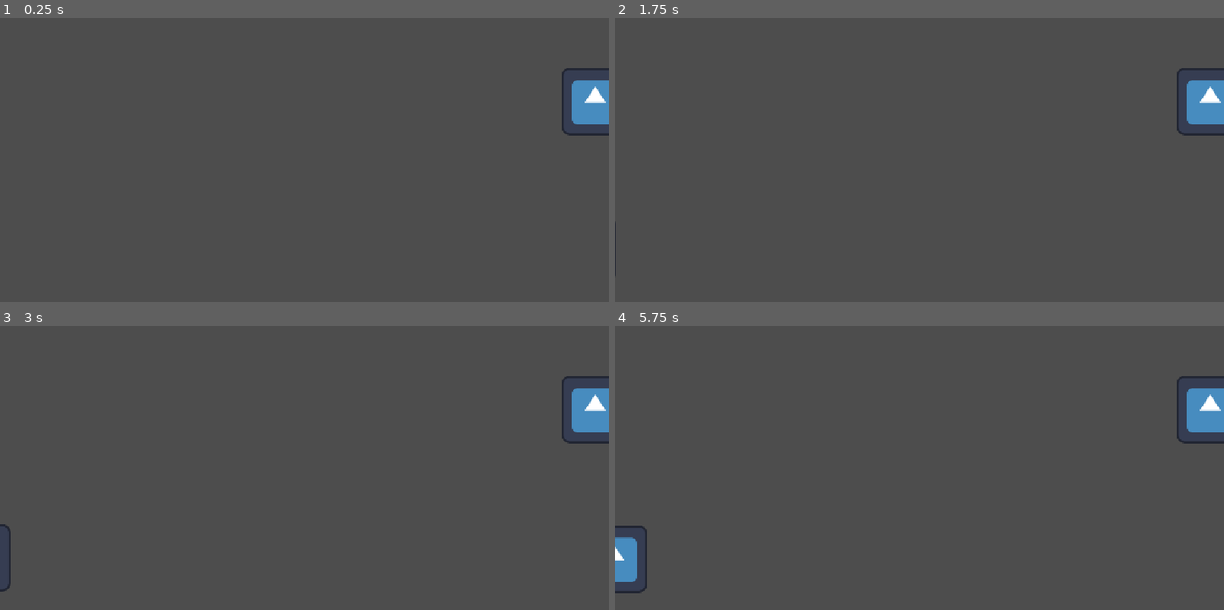
Above: before the commit, frames 1-4 (two rows, left to right).
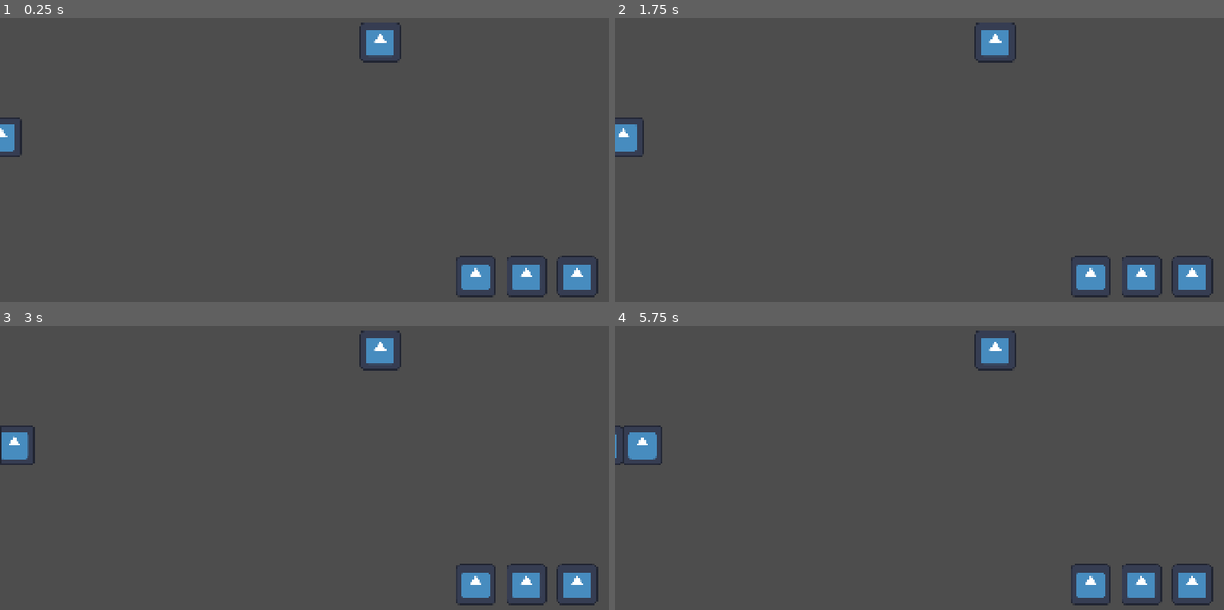
Above: after the commit, the same moments.

Repository: Plumz17/CodelampProjectKelompok1
Game: Godot game, scene res://main.tscn
Two runs of this game, one before a commit and one after it. Both use one fixed random seed, a clock stepped at 60 frames per second and the inputs below. The engine's default icon, where the game draws it, is replaced by a stand-in: a white triangle on a blue panel in a dark square.
Inputs (mouse positions are in pixels of both pictures, inside the frame that each line leads up to):
- Up to frame 1 (0.25 s): no input
- Up to frame 2 (1.75 s): tap Enter at 0.5 s; move the mouse to (1053, 120) at 0.52 s; press the mouse at (1053, 120) at 0.53 s; release the mouse at (1053, 120) at 1.25 s; drag from (797, 154) to (1211, 100) at 1.27 s
- Up to frame 3 (3 s): tap Space at 2 s; move the mouse to (365, 371) at 2.02 s; press the mouse at (365, 371) at 2.03 s; release the mouse at (365, 371) at 2.75 s; drag from (274, 513) to (121, 394) at 2.77 s
- Up to frame 4 (5.75 s): tap Enter at 3.5 s; move the mouse to (1102, 496) at 3.52 s; press the mouse at (1102, 496) at 3.53 s; release the mouse at (1102, 496) at 4.25 s; drag from (736, 394) to (1211, 408) at 4.27 s; tap Space at 5 s; move the mouse to (949, 445) at 5.02 s; press the mouse at (949, 445) at 5.03 s

The runs differ from the first frame. In frame 1, 3.6% of the frame differs, in the area x 0-100%, y 1-99%; in frame 2, 3.8%; in frame 3, 4.0%; in frame 4, 4.7%.

Commit message:
Added Ghost n stuff

Diff:
--- a/CodelampProject/enemies/enemy_base.gd
+++ b/CodelampProject/enemies/enemy_base.gd
@@ -45,6 +45,6 @@
 # Handles logic when the entity reaches the player's core
 func reach_core() -> void:
 	# Apply final velocity to ensure collision overlap with Core's Area2D
-	move_and_slide()
-	print("Core Reached!")
+	#move_and_slide()
+	#print("Core Reached!")
 	return
--- /dev/null
+++ b/CodelampProject/ghosts/ghost_base.gd
@@ -0,0 +1,73 @@
+extends Area2D
+class_name GhostBase
+
+@export var fear_damage: float #Ghost Damage
+@export var attack_rate: float #Time between attacks
+@export var cost: int
+@export var cost_upgrade: int
+@export var cost_move: int
+
+var dragging : bool = false
+var drag_offset: Vector2 = Vector2.ZERO
+var original_position: Vector2
+
+# Some booleans to check whether ghost can be placed
+var can_place: bool = false
+var in_placement_area: bool = false
+var overlapping_ghost: bool = false
+
+func _ready():
+	#Set original position
+	original_position = global_position
+
+func _process(_delta: float) -> void:
+	#Move position with mouse if dragging
+	if dragging:
+		z_index = 1
+		global_position = get_global_mouse_position() + drag_offset
+		# Change Color if can place/not
+		if can_place:
+			print("Can Place!")
+			modulate = Color.GREEN
+		else:
+			print("Can't Place!")
+			modulate = Color.RED
+	else:
+		z_index = 0
+		modulate = Color.WHITE
+
+func _input_event(viewport: Viewport, event: InputEvent, _shape_idx: int) -> void:
+	# Start Dragging
+	if not viewport.is_input_handled() and event.is_action_pressed("click"):
+		dragging = true
+		drag_offset = global_position - get_global_mouse_position()
+		print("Test")
+
+func _unhandled_input(event: InputEvent) -> void:
+	#Stop Dragging
+	if event.is_action_released("click"):
+		dragging = false
+		place_ghost()
+		print("Untest")
+
+#Tries to place ghost
+func place_ghost() -> void:
+	#If can't place return to default poisition
+	if !can_place:
+		global_position = original_position
+	else: #when placed, set default position as the current position
+		original_position = global_position
+
+func _on_area_entered(area: Area2D) -> void:
+	if area is GhostBase and area.in_placement_area:
+		overlapping_ghost = true
+	if area.is_in_group("placement_area"):
+		in_placement_area = true
+	can_place = in_placement_area and not overlapping_ghost
+
+func _on_area_exited(area: Area2D) -> void:
+	if area is GhostBase:
+		overlapping_ghost = false
+	if area.is_in_group("placement_area"):
+		in_placement_area = false
+	can_place = in_placement_area and not overlapping_ghost
--- /dev/null
+++ b/CodelampProject/ghosts/ghost_base.tscn
@@ -0,0 +1,19 @@
+[gd_scene format=3 uid="uid://ejfan6r0hrg4"]
+
+[ext_resource type="Texture2D" uid="uid://bvkab8npf4mqw" path="res://icon.svg" id="1_1nlul"]
+[ext_resource type="Script" uid="uid://ec1cs4u5nwma" path="res://ghosts/ghost_base.gd" id="1_43t2x"]
+
+[sub_resource type="RectangleShape2D" id="RectangleShape2D_1nlul"]
+size = Vector2(128, 128)
+
+[node name="GhostBase" type="Area2D" unique_id=14323756]
+script = ExtResource("1_43t2x")
+
+[node name="Sprite2D" type="Sprite2D" parent="." unique_id=1993292904]
+texture = ExtResource("1_1nlul")
+
+[node name="CollisionShape2D" type="CollisionShape2D" parent="." unique_id=980447987]
+shape = SubResource("RectangleShape2D_1nlul")
+
+[connection signal="area_entered" from="." to="." method="_on_area_entered"]
+[connection signal="area_exited" from="." to="." method="_on_area_exited"]
--- /dev/null
+++ b/CodelampProject/ghosts/kunilanak.gd
@@ -0,0 +1,8 @@
+extends GhostBase
+class_name Kuntilanak
+
+# Called when the node enters the scene tree for the first time.
+func _ready() -> void:
+	#Test the inheritence (Remove later)
+	super._ready()
+	print("%s, %s, %s, %s, %s" % [fear_damage, attack_rate, cost, cost_upgrade, cost_move])
--- /dev/null
+++ b/CodelampProject/ghosts/kunilanak.tscn
@@ -0,0 +1,12 @@
+[gd_scene format=3 uid="uid://c5g0up3st3y88"]
+
+[ext_resource type="PackedScene" uid="uid://ejfan6r0hrg4" path="res://ghosts/ghost_base.tscn" id="1_ebf0h"]
+[ext_resource type="Script" uid="uid://cksdp2ytnmlpq" path="res://ghosts/kunilanak.gd" id="2_ebf0h"]
+
+[node name="Kuntilanak" unique_id=14323756 instance=ExtResource("1_ebf0h")]
+script = ExtResource("2_ebf0h")
+fear_damage = 20.0
+attack_rate = 3.0
+cost = 60
+cost_upgrade = 70
+cost_move = 30
--- /dev/null
+++ b/CodelampProject/ghosts/pocong.gd
@@ -0,0 +1,8 @@
+extends GhostBase
+class_name Pocong
+
+# Called when the node enters the scene tree for the first time.
+func _ready() -> void:
+	#Test the inheritence (Remove later)
+	super._ready()
+	print("%s, %s, %s, %s, %s" % [fear_damage, attack_rate, cost, cost_upgrade, cost_move])
--- /dev/null
+++ b/CodelampProject/ghosts/pocong.tscn
@@ -0,0 +1,12 @@
+[gd_scene format=3 uid="uid://d4bpo58y615ua"]
+
+[ext_resource type="PackedScene" uid="uid://ejfan6r0hrg4" path="res://ghosts/ghost_base.tscn" id="1_oehfi"]
+[ext_resource type="Script" uid="uid://jm6akn88aj34" path="res://ghosts/pocong.gd" id="2_anpga"]
+
+[node name="Pocong" unique_id=14323756 instance=ExtResource("1_oehfi")]
+script = ExtResource("2_anpga")
+fear_damage = 10.0
+attack_rate = 1.0
+cost = 40
+cost_upgrade = 50
+cost_move = 20
--- /dev/null
+++ b/CodelampProject/ghosts/tuyul.gd
@@ -0,0 +1,8 @@
+extends GhostBase
+class_name Tuyul
+
+# Called when the node enters the scene tree for the first time.
+func _ready() -> void:
+	#Test the inheritence (Remove later)
+	super._ready()
+	print("%s, %s, %s, %s, %s" % [fear_damage, attack_rate, cost, cost_upgrade, cost_move])
--- /dev/null
+++ b/CodelampProject/ghosts/tuyul.tscn
@@ -0,0 +1,12 @@
+[gd_scene format=3 uid="uid://bcepqgjgi4ata"]
+
+[ext_resource type="PackedScene" uid="uid://ejfan6r0hrg4" path="res://ghosts/ghost_base.tscn" id="1_2odaq"]
+[ext_resource type="Script" uid="uid://cpvltpymu2l8w" path="res://ghosts/tuyul.gd" id="2_2odaq"]
+
+[node name="Tuyul" unique_id=14323756 instance=ExtResource("1_2odaq")]
+script = ExtResource("2_2odaq")
+fear_damage = 5.0
+attack_rate = 2.0
+cost = 30
+cost_upgrade = 40
+cost_move = 15
--- /dev/null
+++ b/CodelampProject/globals/game_manager.gd
@@ -0,0 +1,11 @@
+extends Node
+
+
+# Called when the node enters the scene tree for the first time.
+func _ready() -> void:
+	pass # Replace with function body.
+
+
+# Called every frame. 'delta' is the elapsed time since the previous frame.
+func _process(delta: float) -> void:
+	pass
--- a/CodelampProject/main.tscn
+++ b/CodelampProject/main.tscn
@@ -2,8 +2,16 @@
 
 [ext_resource type="Script" uid="uid://dtojvdkhpdgfy" path="res://main.gd" id="1_0xm2m"]
 [ext_resource type="PackedScene" uid="uid://blbggmac62i3w" path="res://enemies/normal_enemy.tscn" id="1_ig7tw"]
-[ext_resource type="PackedScene" uid="uid://8it24v61hwp2" path="res://core/PlayerCore.tscn" id="3_h2yge"]
+[ext_resource type="PackedScene" uid="uid://d4bpo58y615ua" path="res://ghosts/pocong.tscn" id="3_h2yge"]
 [ext_resource type="PackedScene" uid="uid://b6v8gf2l6mte4" path="res://ui/game_over_ui.tscn" id="4_1bvp3"]
+[ext_resource type="PackedScene" uid="uid://c5g0up3st3y88" path="res://ghosts/kunilanak.tscn" id="4_lquwl"]
+[ext_resource type="PackedScene" uid="uid://bcepqgjgi4ata" path="res://ghosts/tuyul.tscn" id="5_7mycd"]
+[ext_resource type="Texture2D" uid="uid://bvkab8npf4mqw" path="res://icon.svg" id="6_7mycd"]
+[ext_resource type="PackedScene" uid="uid://bn0kw583vuid" path="res://enemies/dukun.tscn" id="7_272bh"]
+[ext_resource type="PackedScene" uid="uid://8it24v61hwp2" path="res://core/PlayerCore.tscn" id="8_5vw27"]
+
+[sub_resource type="RectangleShape2D" id="RectangleShape2D_h2yge"]
+size = Vector2(400, 400)
 
 [node name="Main" type="Node2D" unique_id=1858161533]
 script = ExtResource("1_0xm2m")
@@ -11,23 +19,99 @@
 [node name="Waypoints" type="Node2D" parent="." unique_id=571092845]
 
 [node name="Marker2D" type="Marker2D" parent="Waypoints" unique_id=1804730378]
-position = Vector2(91, 545)
+position = Vector2(90, 540)
 
 [node name="Marker2D2" type="Marker2D" parent="Waypoints" unique_id=187985708]
-position = Vector2(572, 540)
+position = Vector2(600, 540)
 
 [node name="Marker2D3" type="Marker2D" parent="Waypoints" unique_id=28755775]
-position = Vector2(568, 267)
+position = Vector2(600, 240)
 
 [node name="Marker2D4" type="Marker2D" parent="Waypoints" unique_id=997863993]
-position = Vector2(1126, 259)
+position = Vector2(1200, 240)
 
 [node name="NormalEnemy" parent="." unique_id=1748458864 node_paths=PackedStringArray("waypoints_node") instance=ExtResource("1_ig7tw")]
-position = Vector2(-89, 535)
+position = Vector2(0, 540)
 waypoints_node = NodePath("../Waypoints")
 
-[node name="PlayerCore" parent="." unique_id=871273602 node_paths=PackedStringArray("game_over_menu") instance=ExtResource("3_h2yge")]
-position = Vector2(1126, 256)
+[node name="Dukun" parent="." unique_id=540262918 node_paths=PackedStringArray("waypoints_node") instance=ExtResource("7_272bh")]
+position = Vector2(-79, 540)
+waypoints_node = NodePath("../Waypoints")
+
+[node name="Areas" type="Node2D" parent="." unique_id=115886294]
+
+[node name="Area2D" type="Area2D" parent="Areas" unique_id=2310073 groups=["placement_area"]]
+position = Vector2(315, 265)
+
+[node name="CollisionShape2D" type="CollisionShape2D" parent="Areas/Area2D" unique_id=273443622]
+shape = SubResource("RectangleShape2D_h2yge")
+
+[node name="Area2D2" type="Area2D" parent="Areas" unique_id=1138543599 groups=["placement_area"]]
+position = Vector2(903, 516)
+
+[node name="CollisionShape2D" type="CollisionShape2D" parent="Areas/Area2D2" unique_id=1885161976]
+shape = SubResource("RectangleShape2D_h2yge")
+
+[node name="Area2D3" type="Area2D" parent="Areas" unique_id=1133771355 groups=["placement_area"]]
+position = Vector2(1522, 510)
+
+[node name="CollisionShape2D" type="CollisionShape2D" parent="Areas/Area2D3" unique_id=1099705178]
+shape = SubResource("RectangleShape2D_h2yge")
+
+[node name="Area2D4" type="Area2D" parent="Areas" unique_id=1955722540 groups=["placement_area"]]
+position = Vector2(312, 836)
+
+[node name="CollisionShape2D" type="CollisionShape2D" parent="Areas/Area2D4" unique_id=948667540]
+shape = SubResource("RectangleShape2D_h2yge")
+
+[node name="Pocong" parent="." unique_id=14323756 instance=ExtResource("3_h2yge")]
+position = Vector2(1500, 980)
+
+[node name="Kuntilanak" parent="." unique_id=641528630 instance=ExtResource("4_lquwl")]
+position = Vector2(1660, 980)
+
+[node name="Tuyul" parent="." unique_id=1180455830 instance=ExtResource("5_7mycd")]
+position = Vector2(1820, 980)
+
+[node name="CanvasLayer (For UI Later)" type="CanvasLayer" parent="." unique_id=1929039526]
+layer = -1
+visible = false
+
+[node name="MarginContainer" type="MarginContainer" parent="CanvasLayer (For UI Later)" unique_id=2081240262]
+anchors_preset = 3
+anchor_left = 1.0
+anchor_top = 1.0
+anchor_right = 1.0
+anchor_bottom = 1.0
+offset_left = -604.0
+offset_top = -288.0
+grow_horizontal = 0
+grow_vertical = 0
+size_flags_horizontal = 8
+size_flags_vertical = 8
+theme_override_constants/margin_right = 36
+theme_override_constants/margin_bottom = 36
+
+[node name="HBoxContainer" type="HBoxContainer" parent="CanvasLayer (For UI Later)/MarginContainer" unique_id=198191497]
+layout_mode = 2
+size_flags_horizontal = 8
+size_flags_vertical = 8
+theme_override_constants/separation = 32
+
+[node name="TextureRect" type="TextureRect" parent="CanvasLayer (For UI Later)/MarginContainer/HBoxContainer" unique_id=165425081]
+layout_mode = 2
+texture = ExtResource("6_7mycd")
+
+[node name="TextureRect2" type="TextureRect" parent="CanvasLayer (For UI Later)/MarginContainer/HBoxContainer" unique_id=223532933]
+layout_mode = 2
+texture = ExtResource("6_7mycd")
+
+[node name="TextureRect3" type="TextureRect" parent="CanvasLayer (For UI Later)/MarginContainer/HBoxContainer" unique_id=418884010]
+layout_mode = 2
+texture = ExtResource("6_7mycd")
+
+[node name="PlayerCore" parent="." unique_id=871273602 node_paths=PackedStringArray("game_over_menu") instance=ExtResource("8_5vw27")]
+position = Vector2(1199, 240)
 game_over_menu = NodePath("../GameOverUI")
 
 [node name="GameOverUI" parent="." unique_id=60483366 instance=ExtResource("4_1bvp3")]
--- a/CodelampProject/project.godot
+++ b/CodelampProject/project.godot
@@ -17,7 +17,23 @@
 
 [display]
 
+window/size/viewport_width=1920
+window/size/viewport_height=1080
+window/size/window_width_override=1920
+window/size/window_height_override=1080
 window/stretch/mode="canvas_items"
+
+[input]
+
+click={
+"deadzone": 0.2,
+"events": [Object(InputEventMouseButton,"resource_local_to_scene":false,"resource_name":"","device":-1,"window_id":0,"alt_pressed":false,"shift_pressed":false,"ctrl_pressed":false,"meta_pressed":false,"button_mask":1,"position":Vector2(414, 29),"global_position":Vector2(426, 89),"factor":1.0,"button_index":1,"canceled":false,"pressed":true,"double_click":false,"script":null)
+]
+}
+
+[layer_names]
+
+2d_physics/layer_1="Enemy"
 
 [physics]
 
Not shown, added: CodelampProject/ghosts/ghost_base.gd.uid
Not shown, added: CodelampProject/ghosts/kunilanak.gd.uid
Not shown, added: CodelampProject/ghosts/pocong.gd.uid
Not shown, added: CodelampProject/ghosts/tuyul.gd.uid
Not shown, added: CodelampProject/globals/game_manager.gd.uid
Not shown, added: CodelampProject/main.tscn3838994323.tmp
